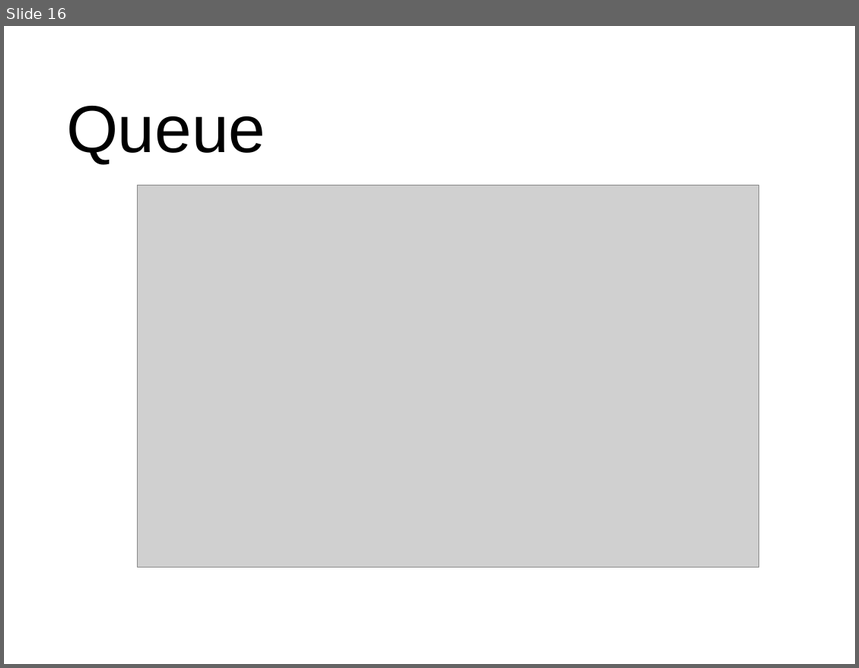
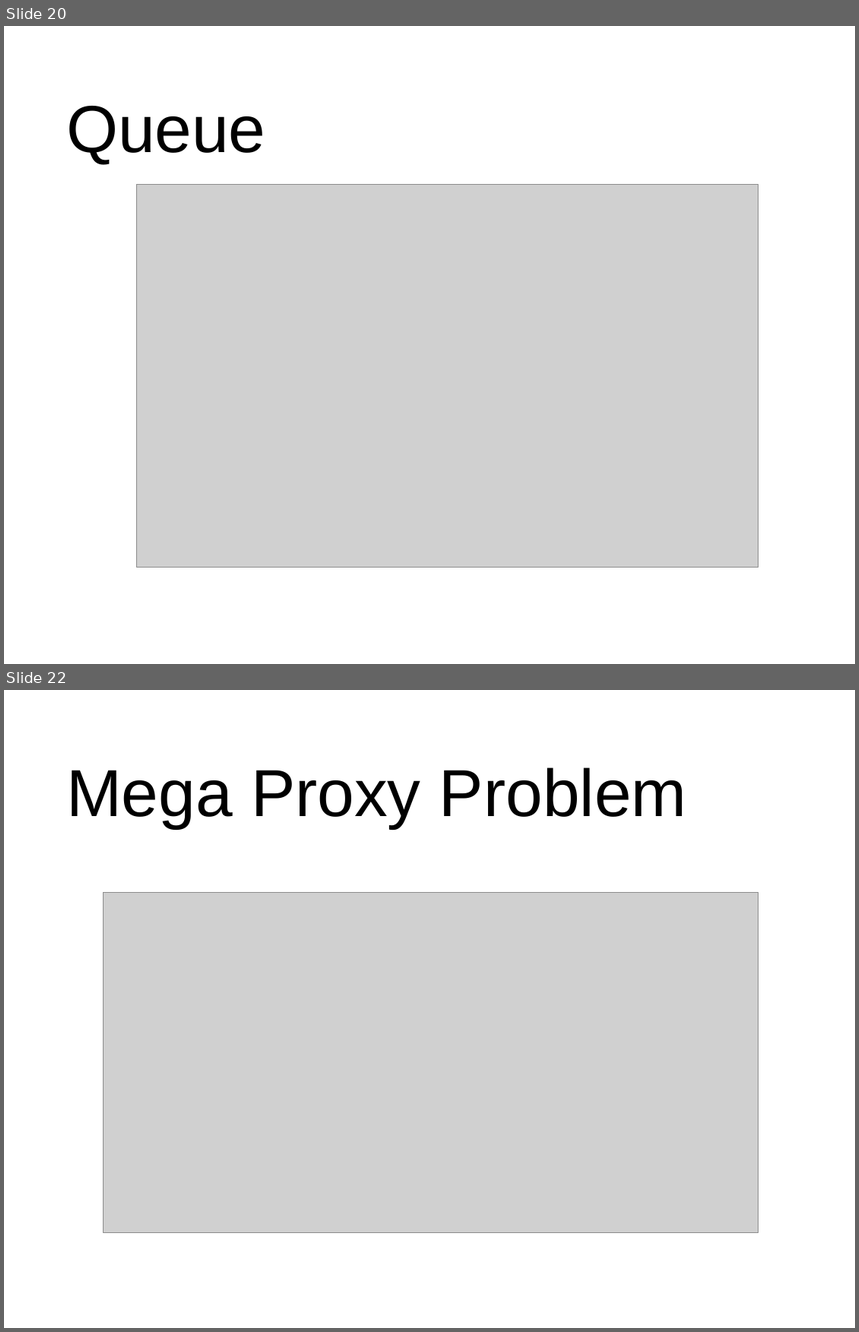
Before and after one commit to mhaidn-tgm/LoadBalancing, a slide deck: präsi.pptx. Shown one above the other, each under a label of ours: slide 16 before the commit, slides 20 and 22 after it; the slides between them are not shown. The pictures are 859x668 and 859x1332 pixels, drawn with LibreOffice and Linux fonts; fonts in the diff are those of the drawing; grey boxes stand for pictures. Boxes give left, top, right and bottom in pixels: in the first picture for what was removed or moved away, otherwise in the second. Text is boxed around its words. In the diff, an @@ line names an element or a change of style, - is before the commit and + after.

Commit message:
Presentation and Proxy-Problem-Image

```diff
--- a/präsi.pptx
+++ b/präsi.pptx
@@ slide 22 added at box(4, 690, 855, 1328), background #FFFFFF @@
@@ text added at box(66, 768, 687, 828), 80 pt, text #000000 @@
+Mega Proxy Problem
@@ picture added at box(103, 893, 758, 1233) @@
@@ what was slide 16 is now slide 20 @@
```
Also in this commit, not shown: 8 slides changed, 5 other slides added, 3 other files.
